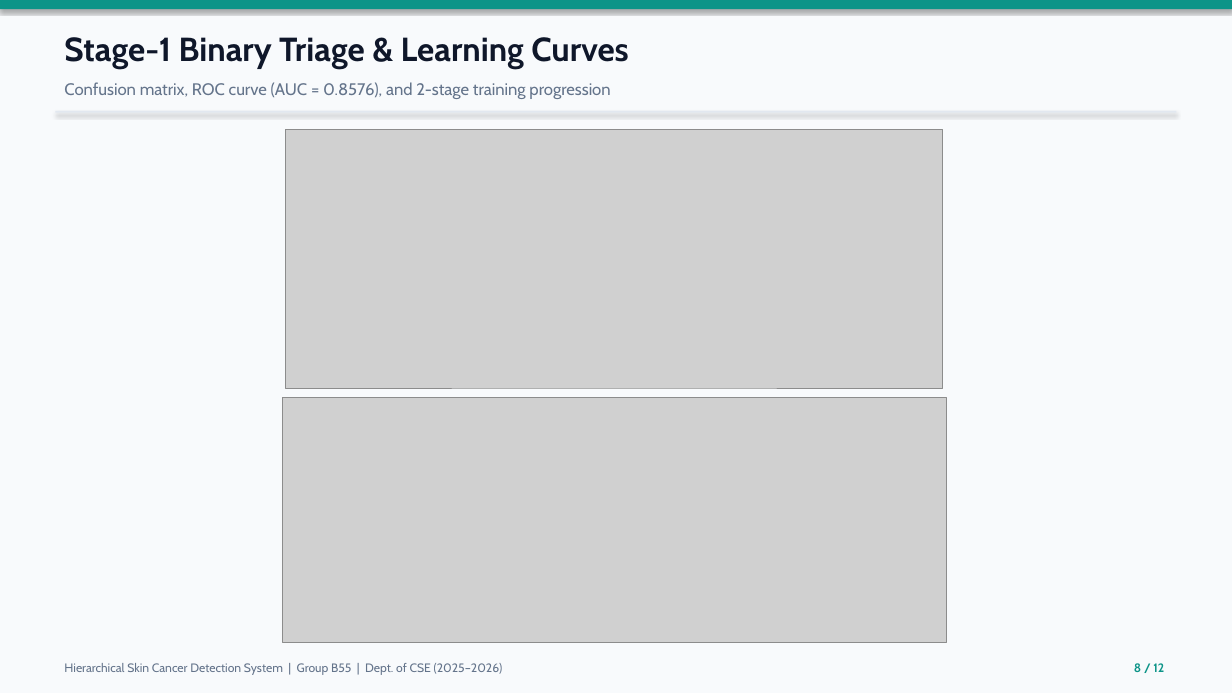
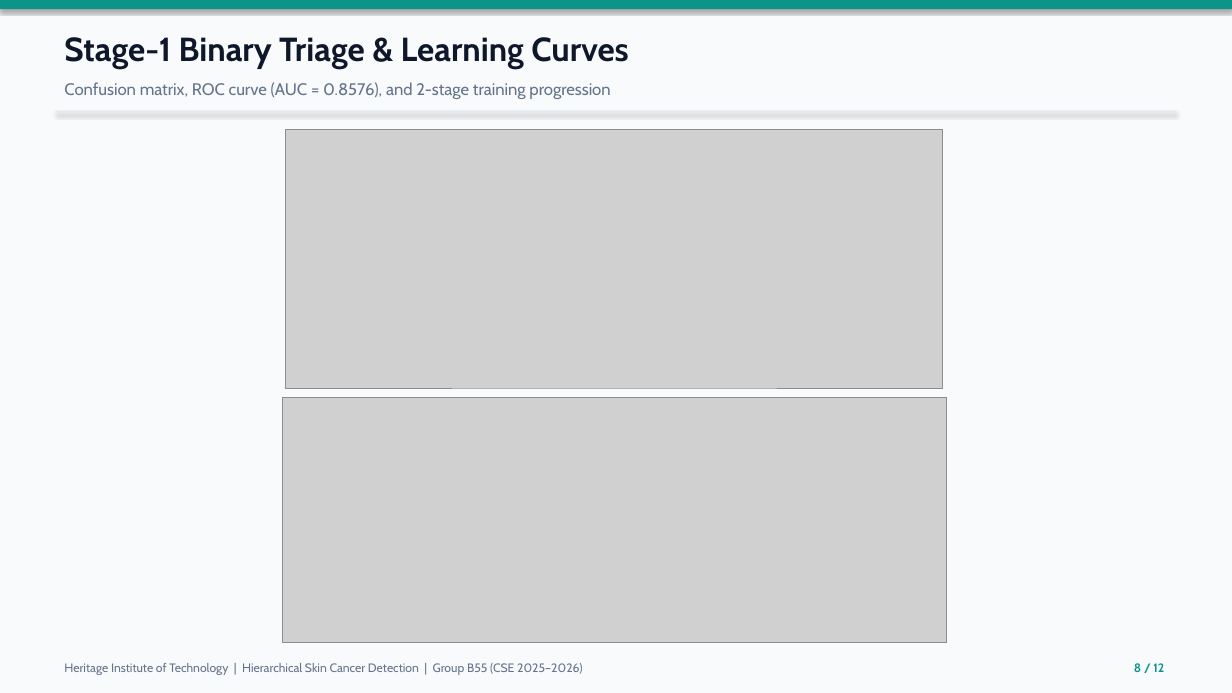
Before and after one commit to debayudh482/skin-cancer-detection, a slide deck: slide 8 of Skin_Cancer_Detection_Final_Presentation.pptx. Drawn at 1232x693 pixels with LibreOffice and Linux fonts; fonts in the diff are those of the drawing; grey boxes stand for pictures. Boxes give left, top, right and bottom in pixels: in the first picture for what was removed or moved away, otherwise in the second. Text is boxed around its words. In the diff, an @@ line names an element or a change of style, - is before the commit and + after.

Commit message:
Add Heritage Institute of Technology, Kolkata to Project Report and Presentation

```diff
--- a/Skin_Cancer_Detection_Final_Presentation.pptx
+++ b/Skin_Cancer_Detection_Final_Presentation.pptx
@@ text at (64, 663, 582, 675): text changed @@
-Hierarchical Skin Cancer Detection System | Group B55 | Dept. of CSE (2025–2026)
+Heritage Institute of Technology | Hierarchical Skin Cancer Detection | Group B55 (CSE 2025–2026)
```
Also in this commit, not shown: 11 other slides changed, 3 other files.
